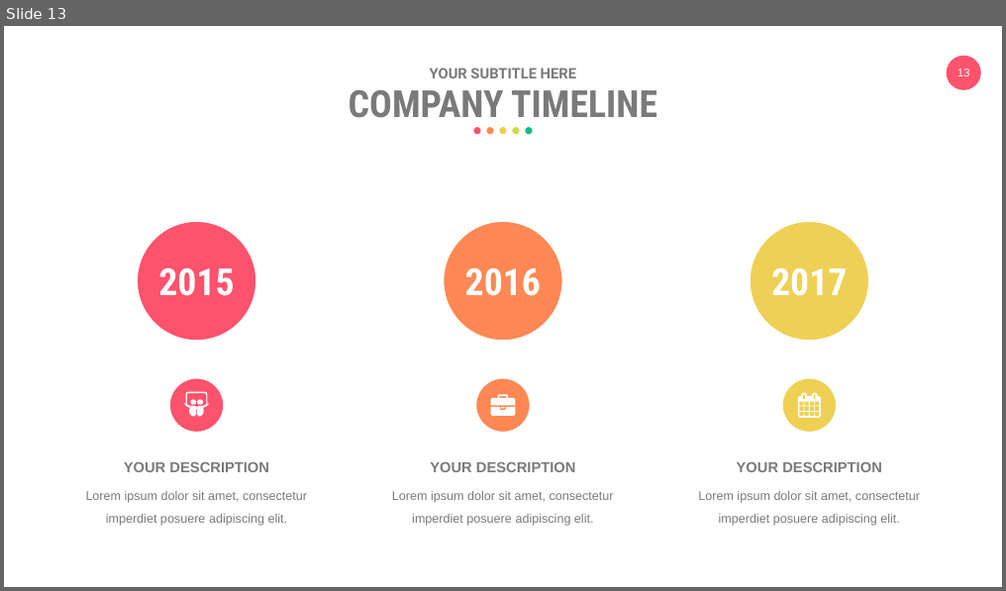
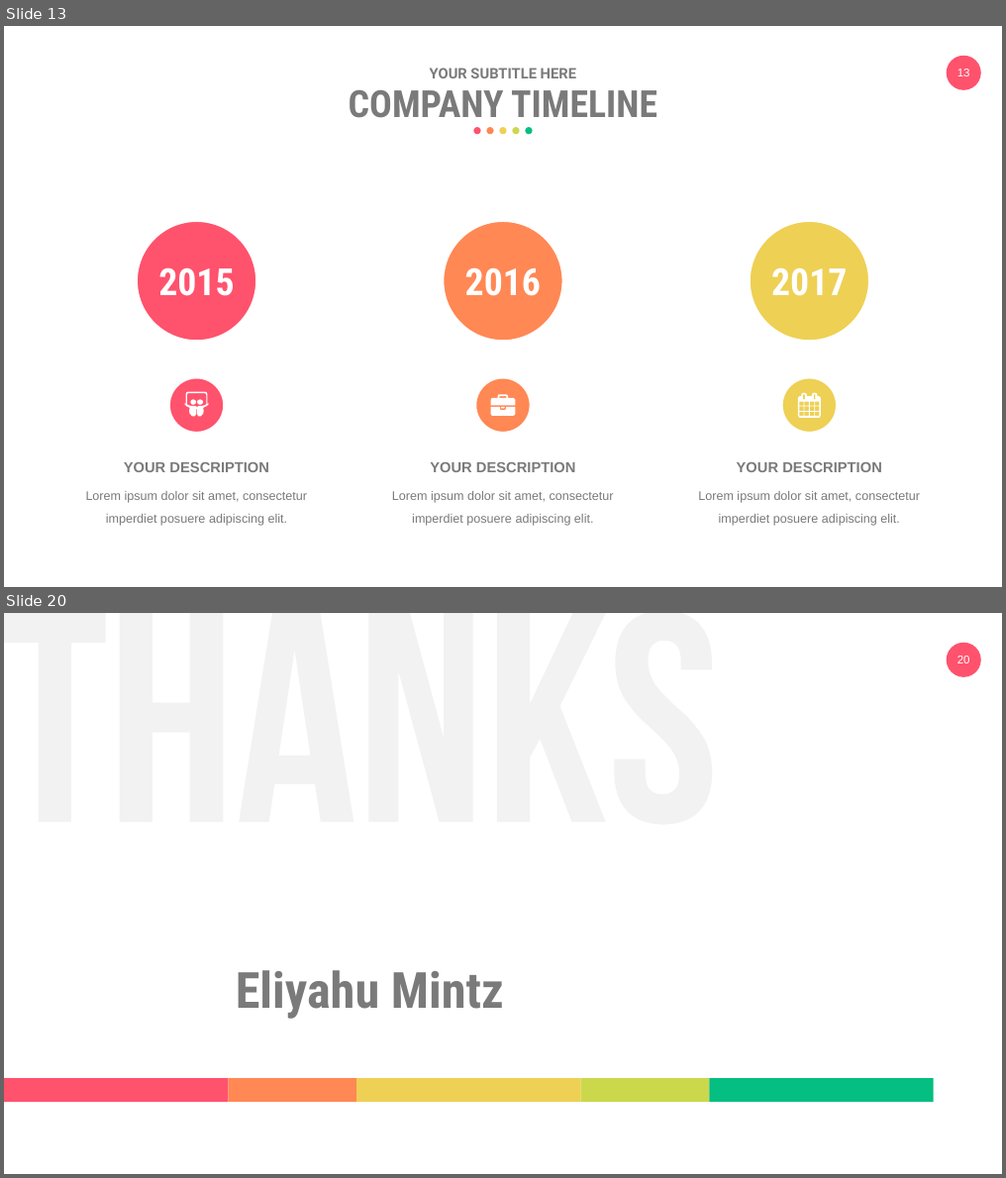
Before and after one commit to eemintz/ResearchML, a slide deck: PresentationEliyahuMintz.pptx. Shown one above the other, each under a label of ours: slide 13 before the commit, slides 13 and 20 after it; the slides between them are not shown. The pictures are 1006x591 and 1006x1178 pixels, drawn with LibreOffice and Linux fonts; fonts in the diff are those of the drawing. Boxes give left, top, right and bottom in pixels: in the first picture for what was removed or moved away, otherwise in the second. Text is boxed around its words. In the diff, an @@ line names an element or a change of style, - is before the commit and + after.

```diff
--- a/PresentationEliyahuMintz.pptx
+++ b/PresentationEliyahuMintz.pptx
@@ slide 20 added at [4, 613, 1002, 1174], background #FFFFFF; not listed: 2 template elements that a slide beside it also shows @@
@@ freeform shape added at [4, 613, 712, 825], fill #F2F2F2 @@
@@ text added at [236, 970, 504, 1019], 48 pt, text #7A7A7A, bold @@
+Eliyahu Mintz
@@ group added at [4, 1078, 933, 1103]: 5 rectangles @@
```
Also in this commit, not shown: 12 slides changed, 1 slide removed.
